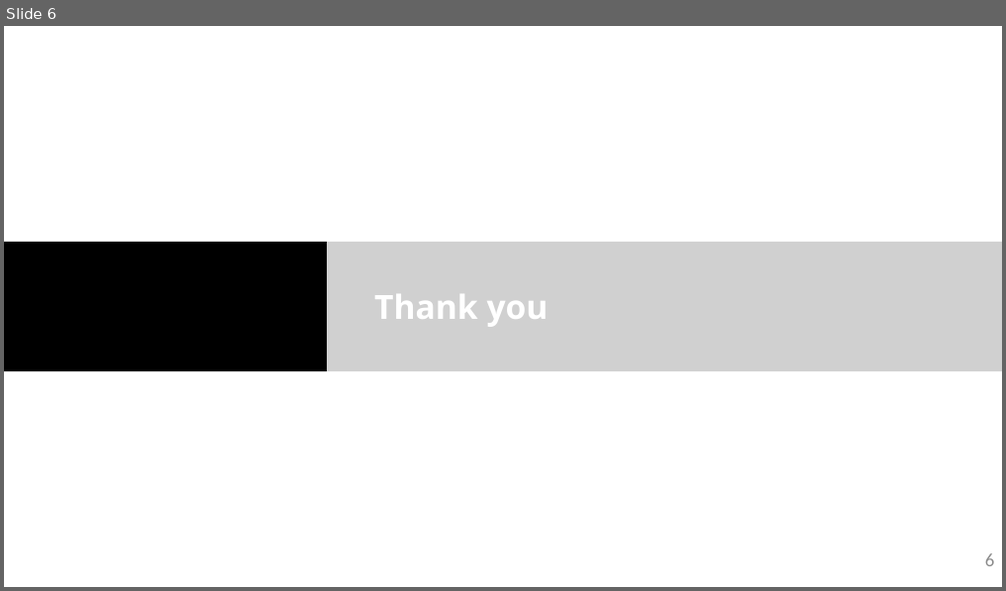
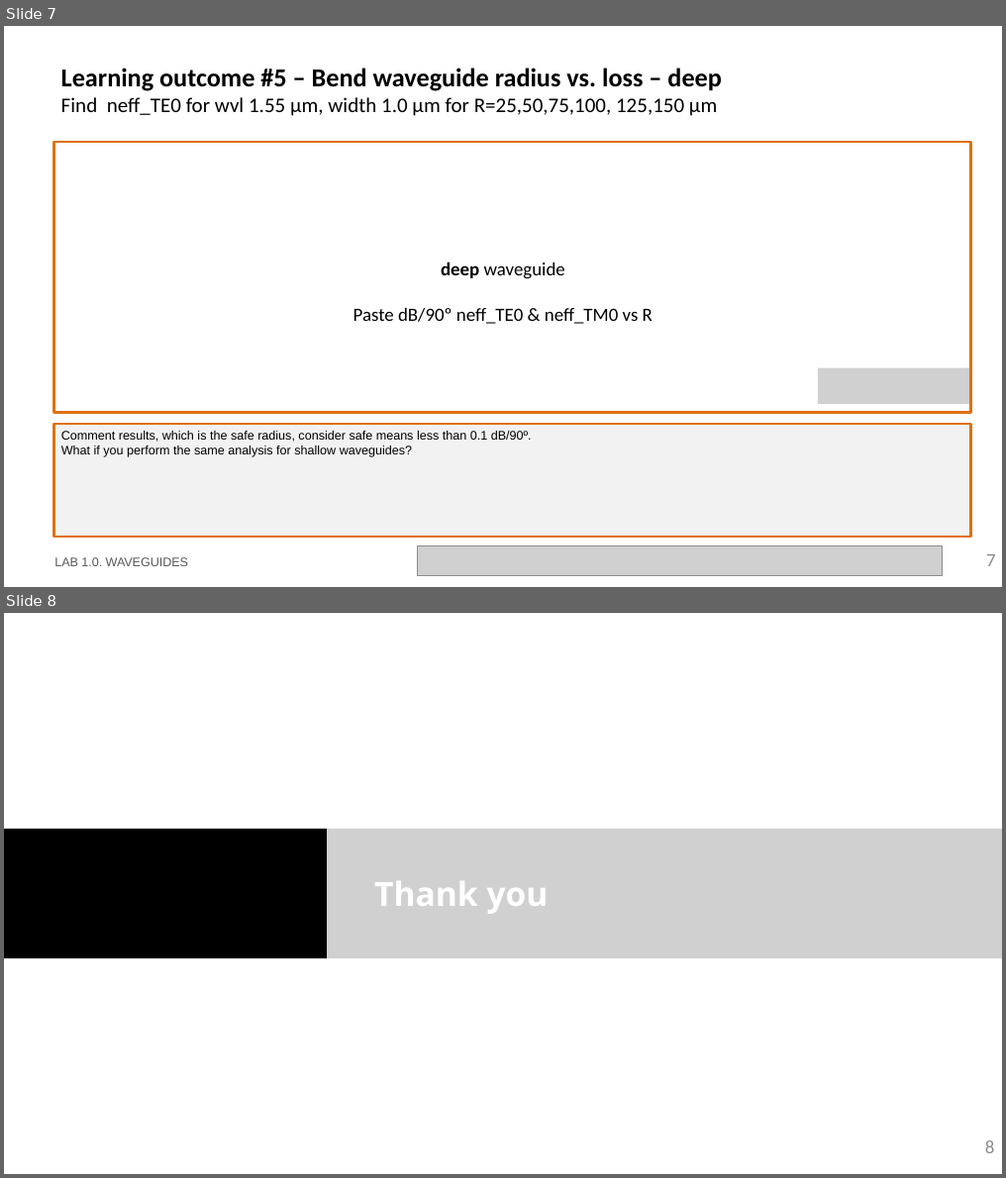
Before and after one commit to nordin001/pdk_UPVfab_v2, a slide deck: training/IPSP/Lab1/LabBook_010.pptx. Shown one above the other, each under a label of ours: slide 6 before the commit, slides 7 and 8 after it. The pictures are 1006x591 and 1006x1178 pixels, drawn with LibreOffice and Linux fonts; fonts in the diff are those of the drawing; grey boxes stand for pictures; background and template pictures are left out. Boxes give left, top, right and bottom in pixels: in the first picture for what was removed or moved away, otherwise in the second. Text is boxed around its words. In the diff, an @@ line names an element or a change of style, - is before the commit and + after.

```diff
--- a/training/IPSP/Lab1/LabBook_010.pptx
+++ b/training/IPSP/Lab1/LabBook_010.pptx
@@ slide 7 added at <box>4,26,1002,587</box>, background #FFFFFF @@
@@ title added at <box>61,68,721,116</box>, 20 pt, text #000000 @@
+Learning outcome #5 – Bend waveguide radius vs. loss – deep
+Find neff_TE0 for wvl 1.55 µm, width 1.0 µm for R=25,50,75,100, 125,150 µm
@@ rectangle added at <box>54,142,971,413</box>, outline #E0700D 2.25 pt @@
@@ text added at <box>353,262,652,324</box>, 18 pt, text #000000 @@
+deep waveguide
+Paste dB/90º neff_TE0 & neff_TM0 vs R
@@ picture added at <box>818,369,969,404</box> @@
@@ rectangle added at <box>54,424,971,537</box>, fill #F2F2F2, outline #E0700D 2.25 pt, 12 pt, text #000000 @@
+Comment results, which is the safe radius, consider safe means less than 0.1 dB/90º.
+What if you perform the same analysis for shallow waveguides?
@@ text added at <box>54,558,188,567</box>, 12 pt, text #585858 @@
+LAB 1.0. WAVEGUIDES
@@ picture added at <box>417,547,943,576</box> @@
@@ page number added at <box>986,555,996,567</box>, 18 pt, text #8C8C8C @@
+7
@@ what was slide 6 is now slide 8 @@
@@ page number at <box>985,1141,995,1154</box>: text changed @@
-6
+8
```
Also in this commit, not shown: 1 slide changed, 1 other slide added, 1 other file.
